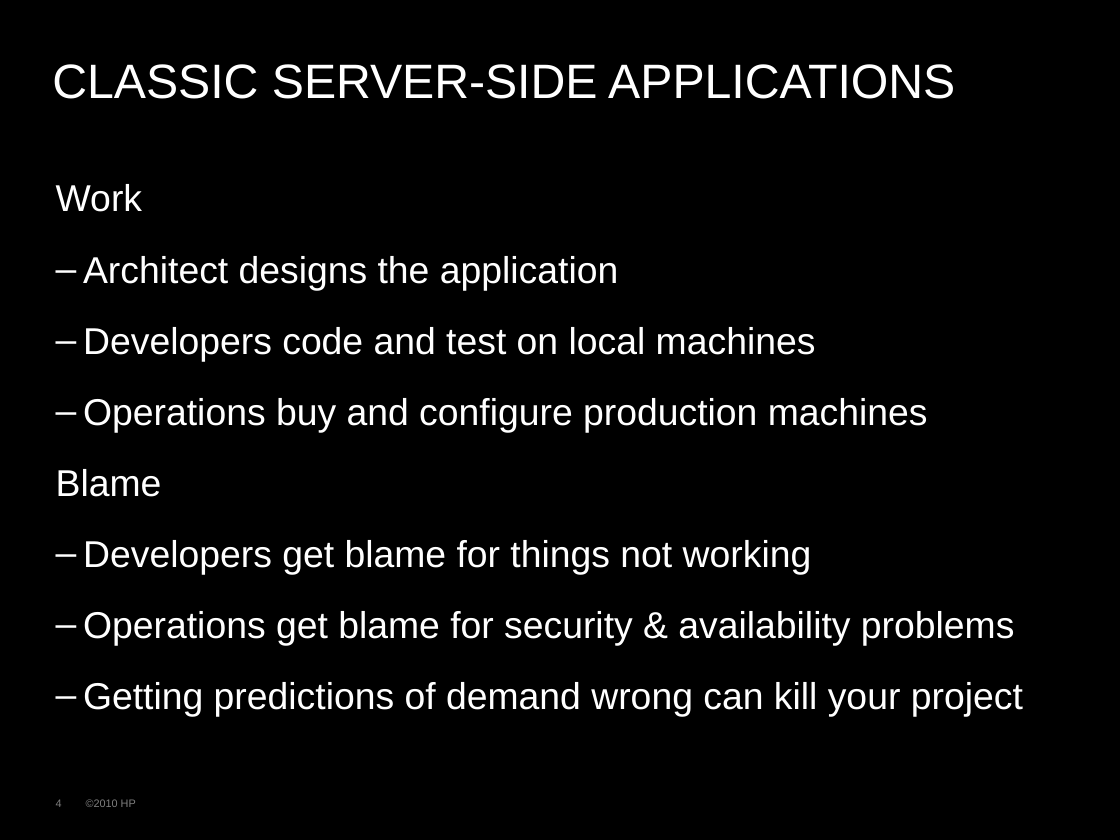
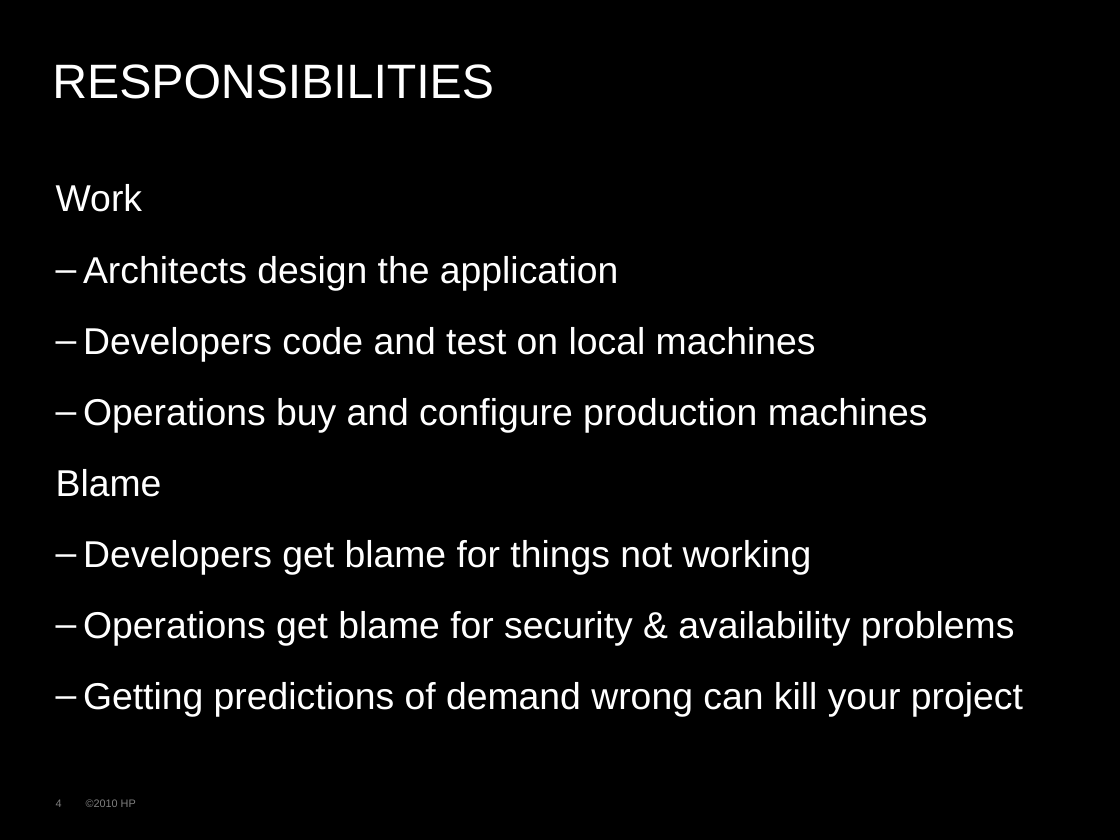
Before and after one commit to rhusar/smartfrog, a slide deck: slide 4 of core/components/cloudfarmer/doc/farming_hadoop_in_the_cloud.ppt. Drawn at 1120x840 pixels with LibreOffice and Linux fonts; fonts in the diff are those of the drawing; background and template pictures are left out. Boxes give left, top, right and bottom in pixels: in the first picture for what was removed or moved away, otherwise in the second. Text is boxed around its words. In the diff, an @@ line names an element or a change of style, - is before the commit and + after.

```diff
--- a/core/components/cloudfarmer/doc/farming_hadoop_in_the_cloud.ppt
+++ b/core/components/cloudfarmer/doc/farming_hadoop_in_the_cloud.ppt
@@ text at box(52, 64, 494, 99): text changed @@
-CLASSIC SERVER-SIDE APPLICATIONS
+RESPONSIBILITIES
@@ text at box(83, 256, 618, 291): text changed @@
-– Architect designs the application
+– Architects design the application
```
Also in this commit, not shown: 4 other slides changed, 2 slides added, 1 slide removed.
